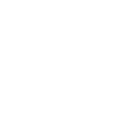
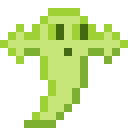
Comparing the layer stacks of the two w=128, h=128 images. Changes:
added layer "Layer" above "Pasted Layer #2" over [0, 8, 128, 128]
